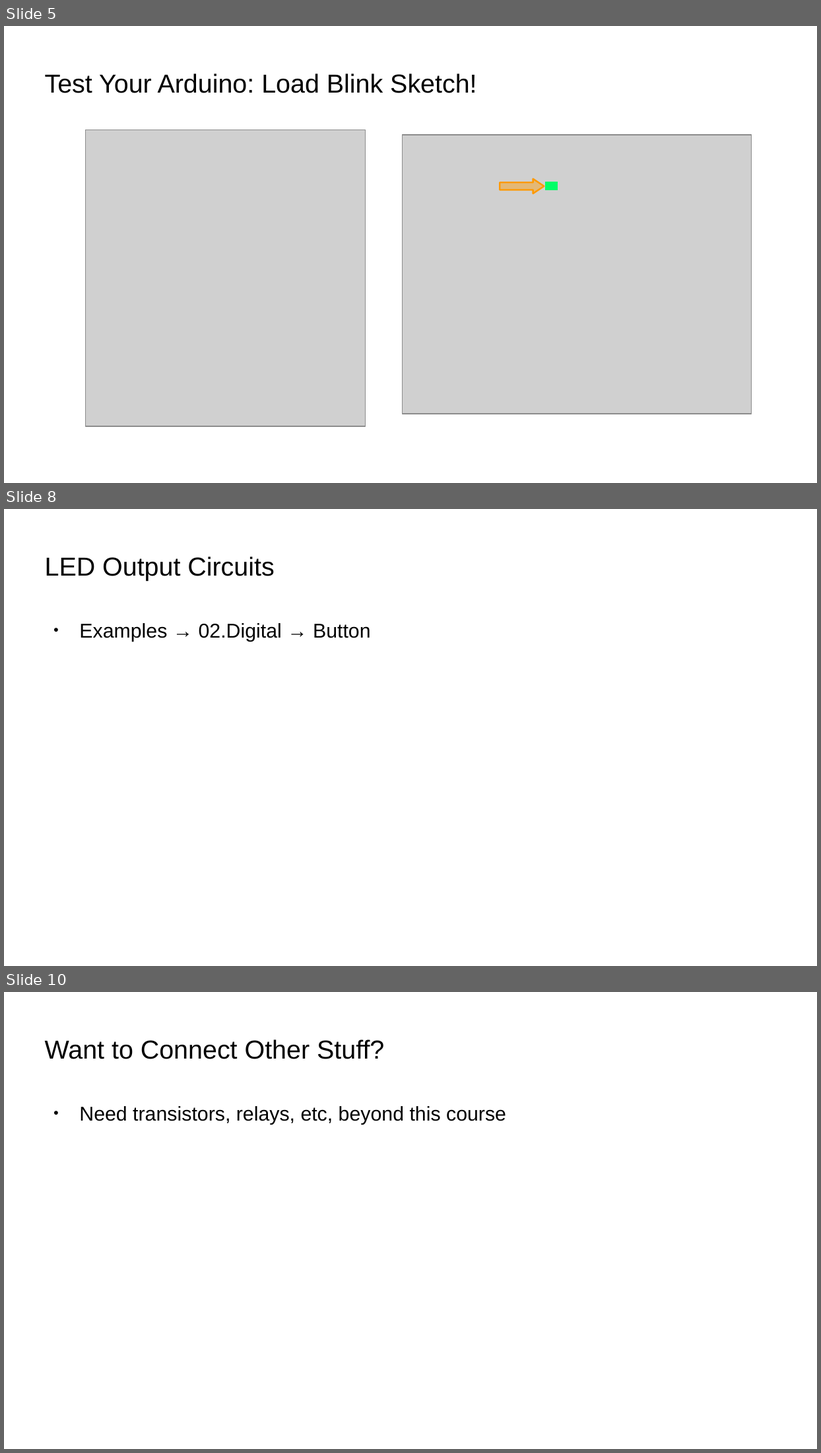
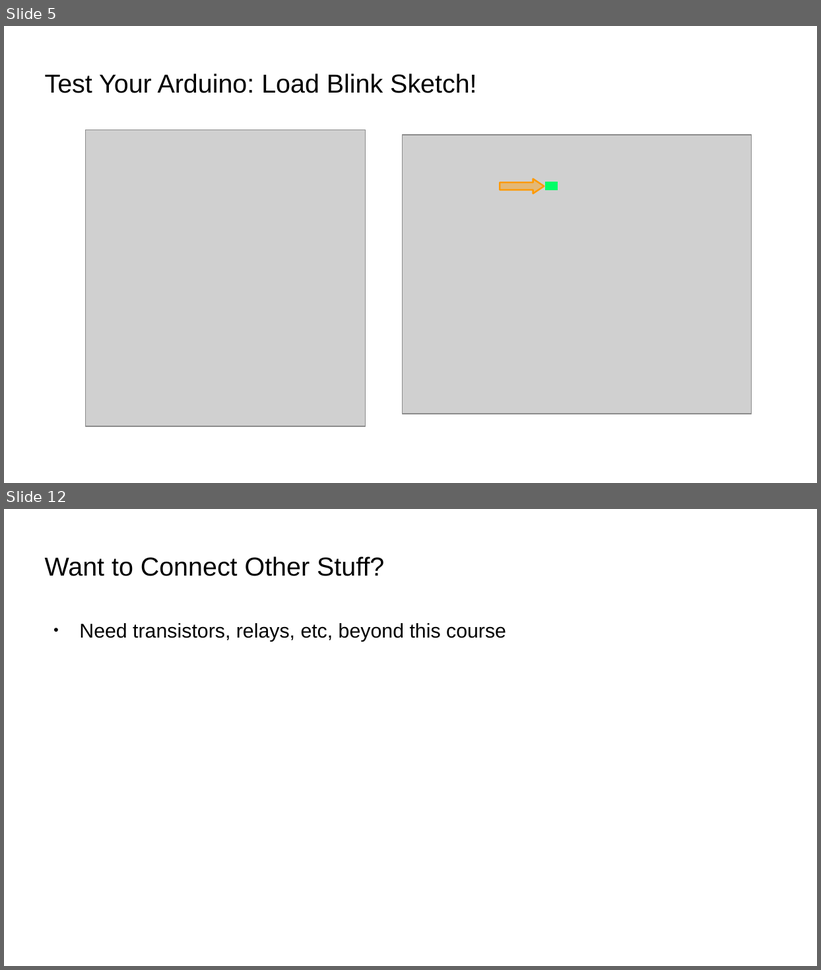
Before and after one commit to bradakelly/ArduinoDevelopmentWorkshop, a slide deck: CourseSlideshow.odp. Shown one above the other, each under a label of ours: slides 5, 8 and 10 before the commit, slides 5 and 12 after it; the slides between them are not shown. The pictures are 821x1453 and 821x970 pixels, drawn with LibreOffice and Linux fonts; fonts in the diff are those of the drawing; grey boxes stand for pictures; background and template pictures are left out. Boxes give left, top, right and bottom in pixels: in the first picture for what was removed or moved away, otherwise in the second. Text is boxed around its words. In the diff, an @@ line names an element or a change of style, - is before the commit and + after.

Commit message:
Added initial circuits slides

```diff
--- a/CourseSlideshow.odp
+++ b/CourseSlideshow.odp
@@ slide 8 removed at box(4, 509, 817, 966), background picture (left out) @@
@@ title removed at box(45, 557, 274, 581) @@
-LED Output Circuits
@@ text removed at box(79, 623, 371, 642) @@
-● Examples → 02.Digital → Button
@@ what was slide 10 is now slide 12 @@
```
Also in this commit, not shown: 2 slides changed, 5 slides added, 2 other slides removed.
